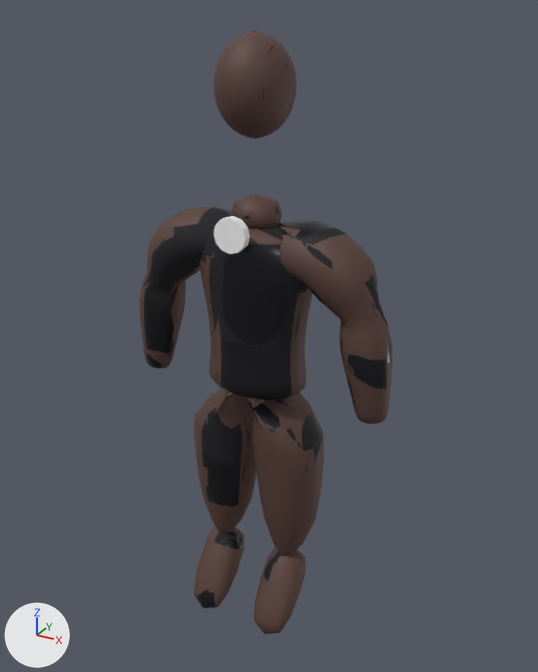
What one commit did to the glTF model Game/assets/characters/voss.glb.
One viewpoint serves both versions: a camera (50 mm lens) standing at (1.117, -1.95, 2.107) and looking at (0.037, 0.013, 1.126). The lights are fixed; the arrows at lower left show +X, +Y and +Z. The picture after the commit comes second. Vertices at exactly the same position are counted once.

Names of what the first picture shows: 'Body', 'Gear'.
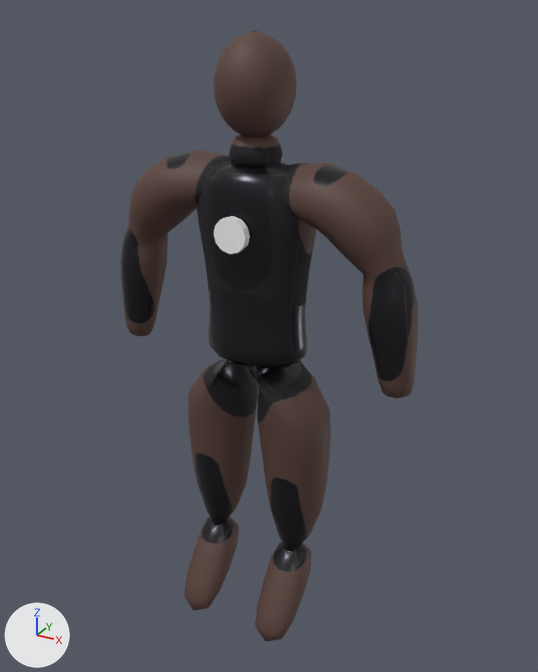
What differs and where, as boxes (x1, y1, x2, y2) in the pictures (538 x 672 px; the box of a moved part takes in the faces that stretch with it):
'Body', reshaped (18% wider)
    before: (139, 31, 392, 634)
    after: (120, 31, 418, 642)
part 1 of me_torso, moved or reshaped
    before: (199, 221, 313, 400)
    after: (197, 161, 316, 369)
part 2 of me_torso, moved or reshaped
    before: (230, 194, 282, 229)
    after: (229, 135, 283, 168)
part 3 of me_torso, rebuilt (19% wider, 14% taller)
    before: (139, 206, 231, 369)
    after: (120, 150, 230, 336)
part 4 of me_torso, rebuilt (19% wider, 15% taller)
    before: (279, 220, 392, 424)
    after: (283, 163, 418, 398)
part 5 of me_torso, moved or reshaped
    before: (194, 388, 324, 634)
    after: (184, 359, 331, 642)

Edits to the bpy script that builds the scene:
```text
Change me_torso:
    used by ob_body; location = (0.0, 0.0, 0.0)
    remove me_torso.from_pydata(...)  # 2250 vertices, 4448 faces; spans x -0.46..0.46, y -0.19..0.13, z 0.04..2.05
    add me_torso.from_pydata(...)  # 2237 vertices, 4448 faces; spans x -0.54..0.54, y -0.22..0.13, z 0.05..2.05
    me_torso part 1: the loose piece of 422 vertices spanning x -0.2..0.2, y -0.13..0.13, z 0.93..1.51 is scaled about the mesh origin by (1, 1, 1.12)
    me_torso part 2: the loose piece of 62 vertices spanning x -0.08..0.08, y -0.07..0.07, z 1.47..1.59 is moved by (0.0, 0.0, 0.18)
    me_torso part 3: the loose piece of 302 vertices spanning x -0.46..0.02, y -0.11..0.11, z 0.91..1.53 is rebuilt with 302 vertices and now spans x -0.54..0.01, y -0.11..0.11, z 1.02..1.7
    me_torso part 4: the loose piece of 302 vertices spanning x -0.02..0.46, y -0.11..0.11, z 0.91..1.53 is rebuilt with 302 vertices and now spans x -0.01..0.54, y -0.11..0.11, z 1.02..1.7
    me_torso part 5: 6 vertices moved within x -0.15..0.15, y -0.16..0.12, z 0.15..0.78; 640 vertices removed from x -0.24..0.24, y -0.19..0.13, z 0.04..0.99; 640 vertices added at x -0.27..0.27, y -0.22..0.13, z 0.05..1.1
    other edits to the shape of me_torso do not show in these pictures
```
